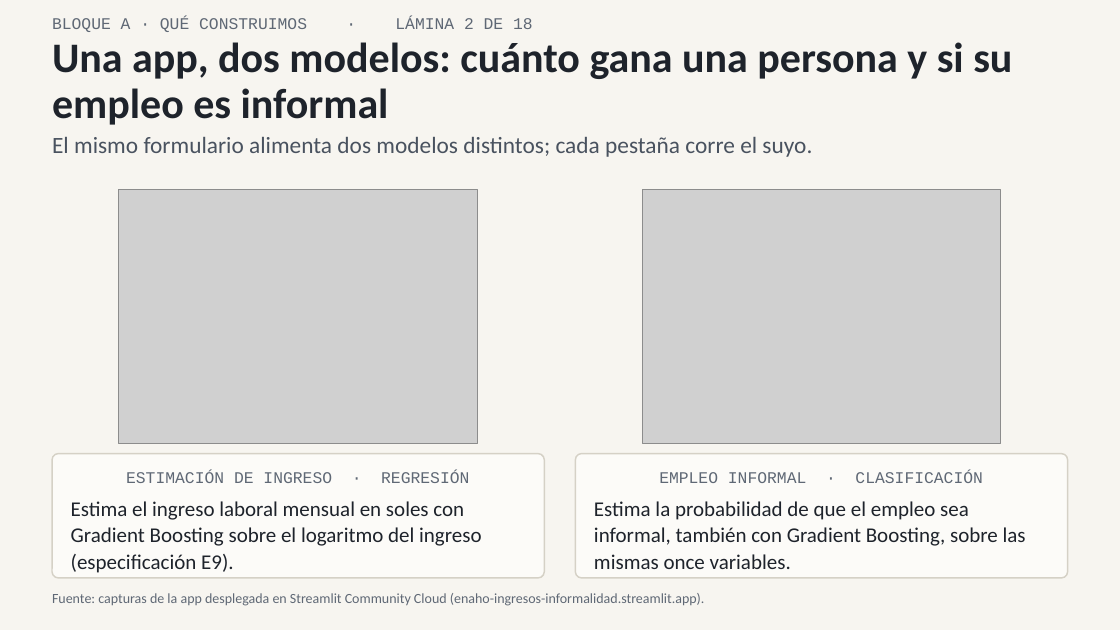
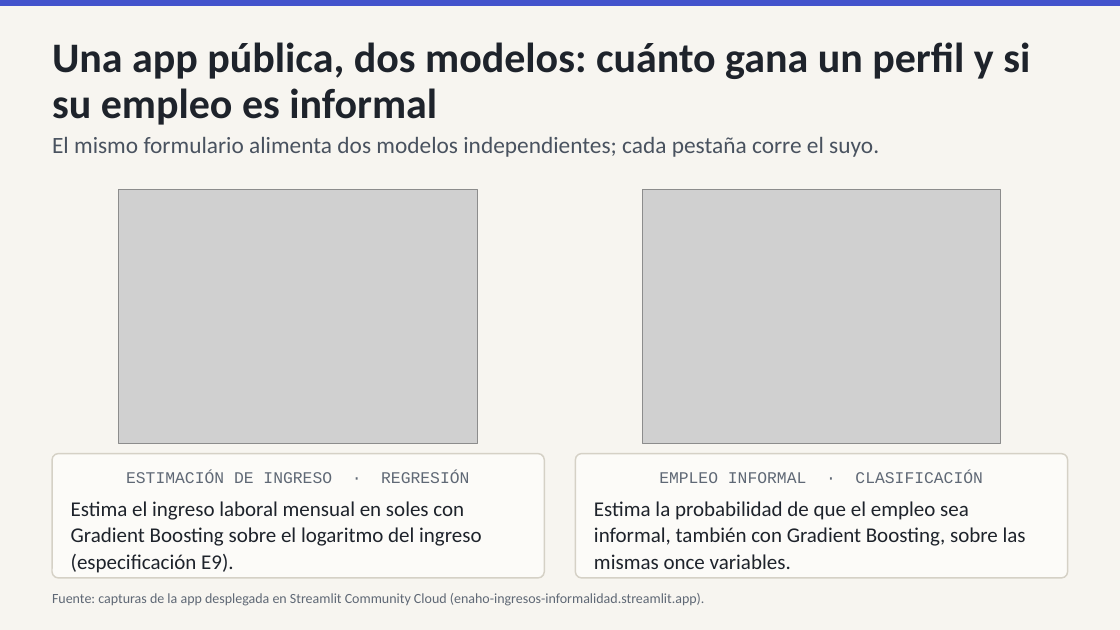
Before and after one commit to IchiSieben/enaho-ingresos-informalidad, a slide deck: slide 2 of docs/presentacion/ENAHO_exposicion.pptx. Drawn at 1120x630 pixels with LibreOffice and Linux fonts; fonts in the diff are those of the drawing; grey boxes stand for pictures. Boxes give left, top, right and bottom in pixels: in the first picture for what was removed or moved away, otherwise in the second. Text is boxed around its words. In the diff, an @@ line names an element or a change of style, - is before the commit and + after.

```diff
--- a/docs/presentacion/ENAHO_exposicion.pptx
+++ b/docs/presentacion/ENAHO_exposicion.pptx
@@ rectangle added at <box>0,0,1120,6</box>, fill #4353CC @@
@@ text removed at <box>52,17,533,32</box> @@
-BLOQUE A · QUÉ CONSTRUIMOS · LÁMINA 2 DE 18
@@ text at <box>52,42,1030,125</box>: text changed @@
-Una app, dos modelos: cuánto gana una persona y si su empleo es informal
+Una app pública, dos modelos: cuánto gana un perfil y si su empleo es informal
@@ text at <box>52,137,879,157</box>: text changed @@
-El mismo formulario alimenta dos modelos distintos; cada pestaña corre el suyo.
+El mismo formulario alimenta dos modelos independientes; cada pestaña corre el suyo.
```
Also in this commit, not shown: 9 other slides changed, 2 slides added, 8 slides removed, 10 other files.
